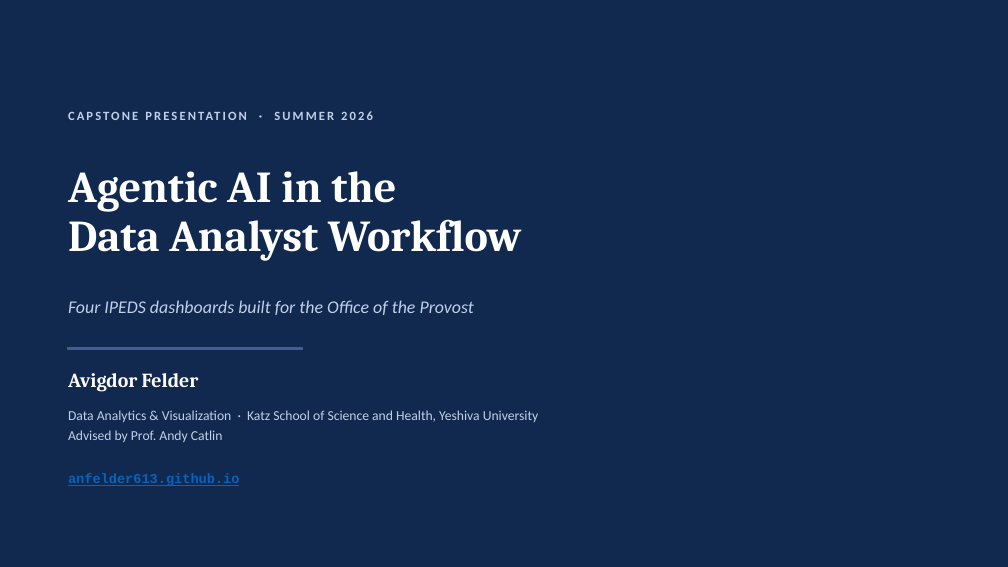
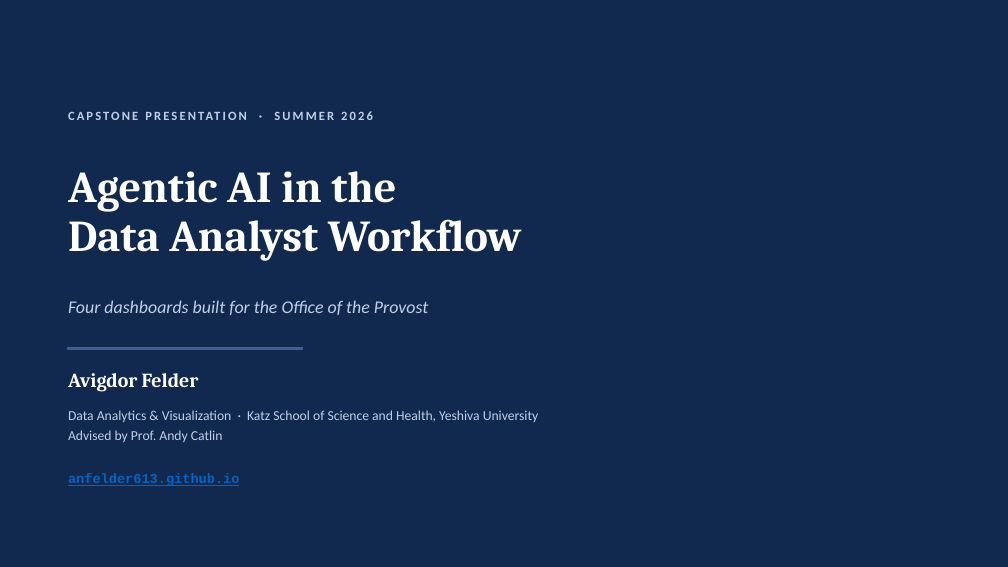
Before and after one commit to anfelder613/anfelder613.github.io, a slide deck: slide 1 of capstone/Capstone-Presentation-Felder.pptx. Drawn at 1008x567 pixels with LibreOffice and Linux fonts; fonts in the diff are those of the drawing. Boxes give left, top, right and bottom in pixels: in the first picture for what was removed or moved away, otherwise in the second. Text is boxed around its words. In the diff, an @@ line names an element or a change of style, - is before the commit and + after.

```diff
--- a/capstone/Capstone-Presentation-Felder.pptx
+++ b/capstone/Capstone-Presentation-Felder.pptx
@@ text at <box>68,300,428,315</box>: text changed @@
-Four IPEDS dashboards built for the Office of the Provost
+Four dashboards built for the Office of the Provost
```
